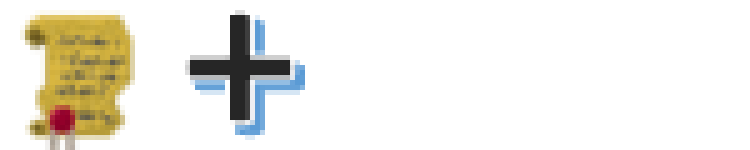
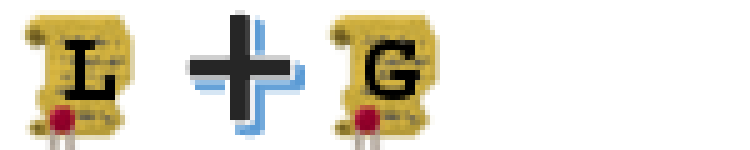
Layers edited between the first and the second w=750, h=150 image:
added layer "L" above "G" over box(65, 40, 115, 100)
added layer "G" above "scroll copy" over box(365, 40, 420, 100)
added layer "scroll copy" above "scroll" over box(325, 10, 440, 150)
